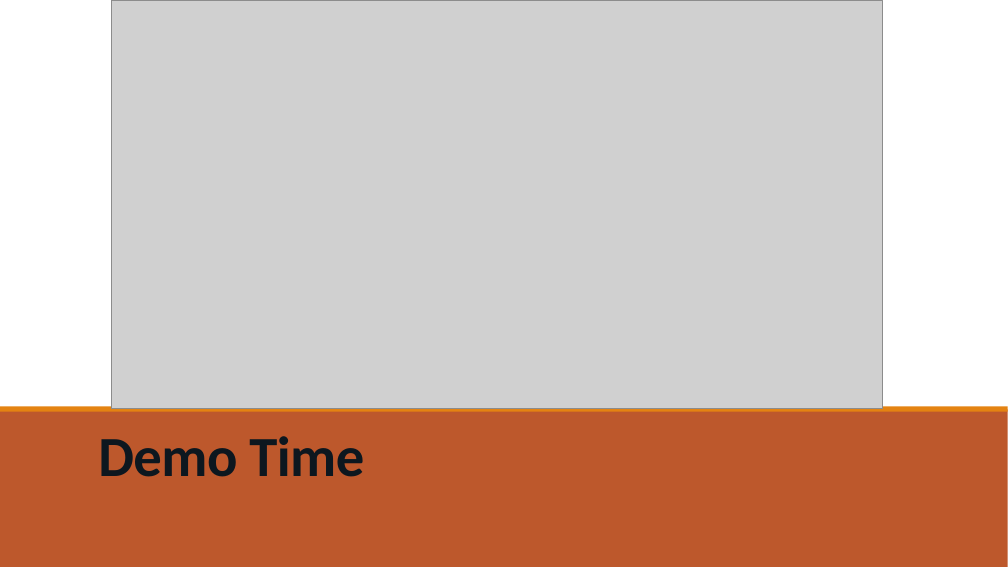
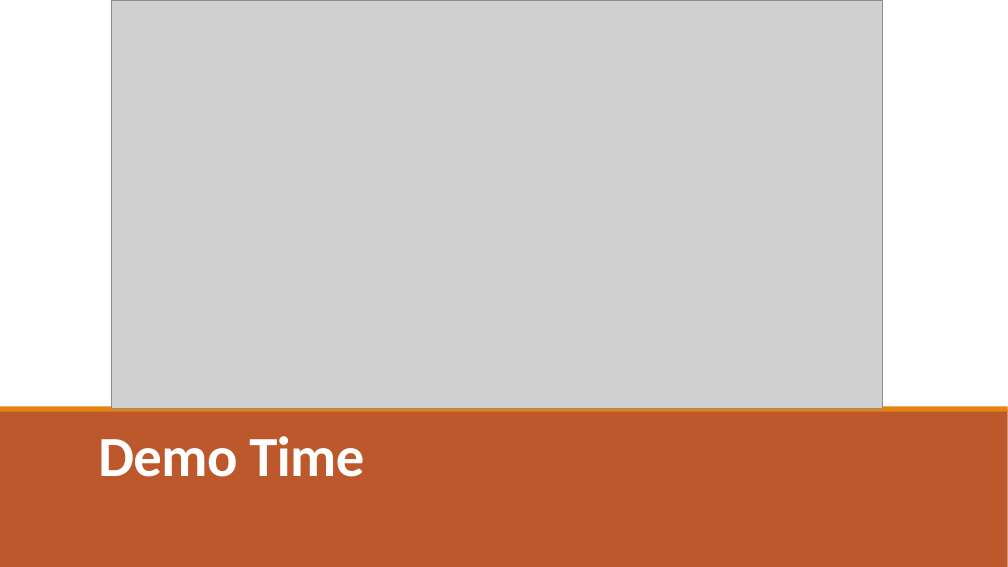
Before and after one commit to FredChen50215/midProject, a slide deck: slide 11 of iCalendar.pptx. Drawn at 1008x567 pixels with LibreOffice and Linux fonts; fonts in the diff are those of the drawing; grey boxes stand for pictures. Boxes give left, top, right and bottom in pixels: in the first picture for what was removed or moved away, otherwise in the second. Text is boxed around its words. In the diff, an @@ line names an element or a change of style, - is before the commit and + after.

```diff
--- a/iCalendar.pptx
+++ b/iCalendar.pptx
@@ title "Demo Time" at [98,436,364,477]: text colour #0D171F to #FFFFFF @@
```
Also in this commit, not shown: 7 other slides changed.
